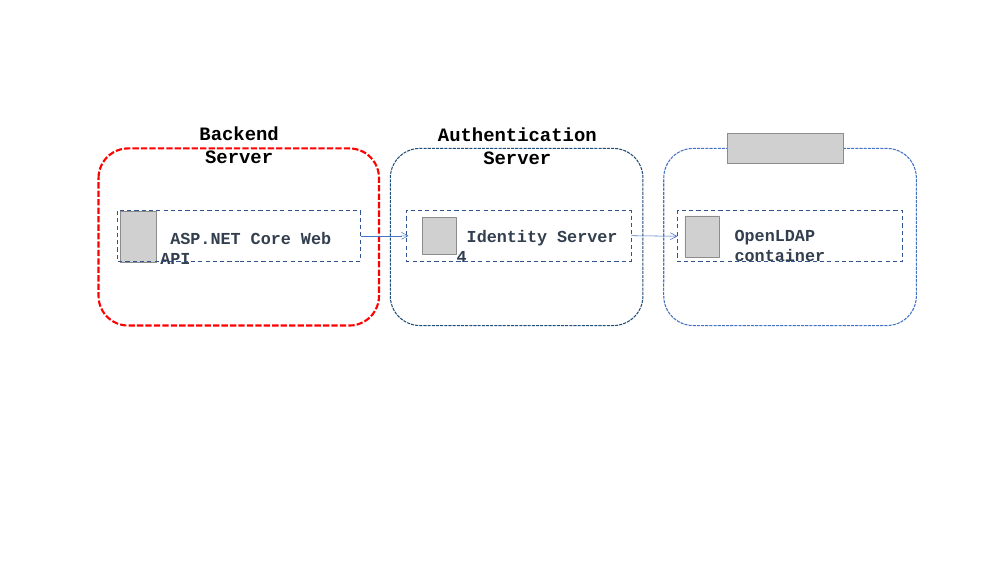
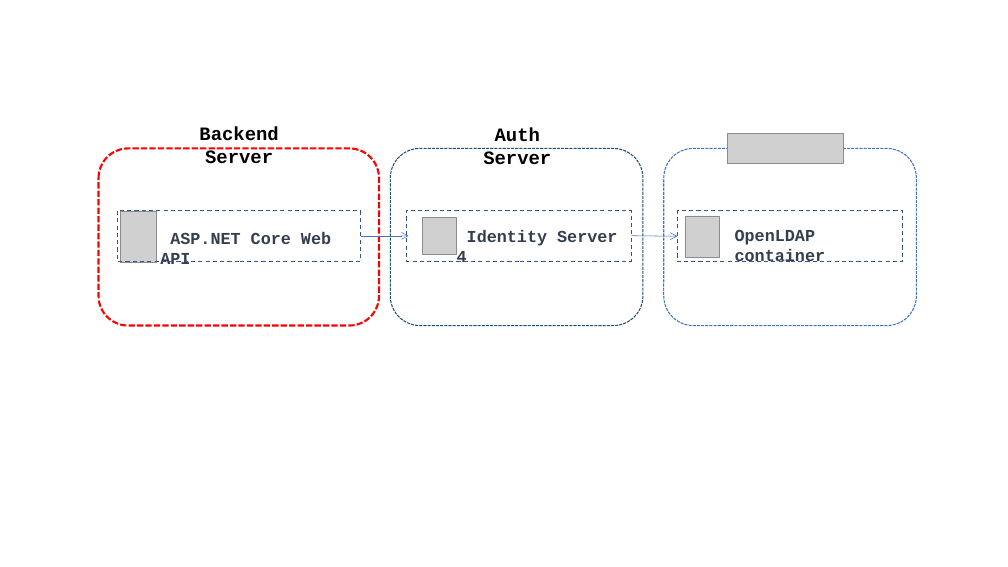
Before and after one commit to KarateJB/AspNetCore.IdentityServer4.Sample, a slide deck: slide 1 of doc/Architecture.pptx. Drawn at 1008x567 pixels with LibreOffice and Linux fonts; fonts in the diff are those of the drawing; grey boxes stand for pictures. Boxes give left, top, right and bottom in pixels: in the first picture for what was removed or moved away, otherwise in the second. Text is boxed around its words. In the diff, an @@ line names an element or a change of style, - is before the commit and + after.

```diff
--- a/doc/Architecture.pptx
+++ b/doc/Architecture.pptx
@@ text at (x1=483, y1=128, x2=551, y2=164): text changed @@
-Authentication Server
+Auth Server
```
Also in this commit, not shown: 2 other slides changed, 2 slides added, 2 other files.
